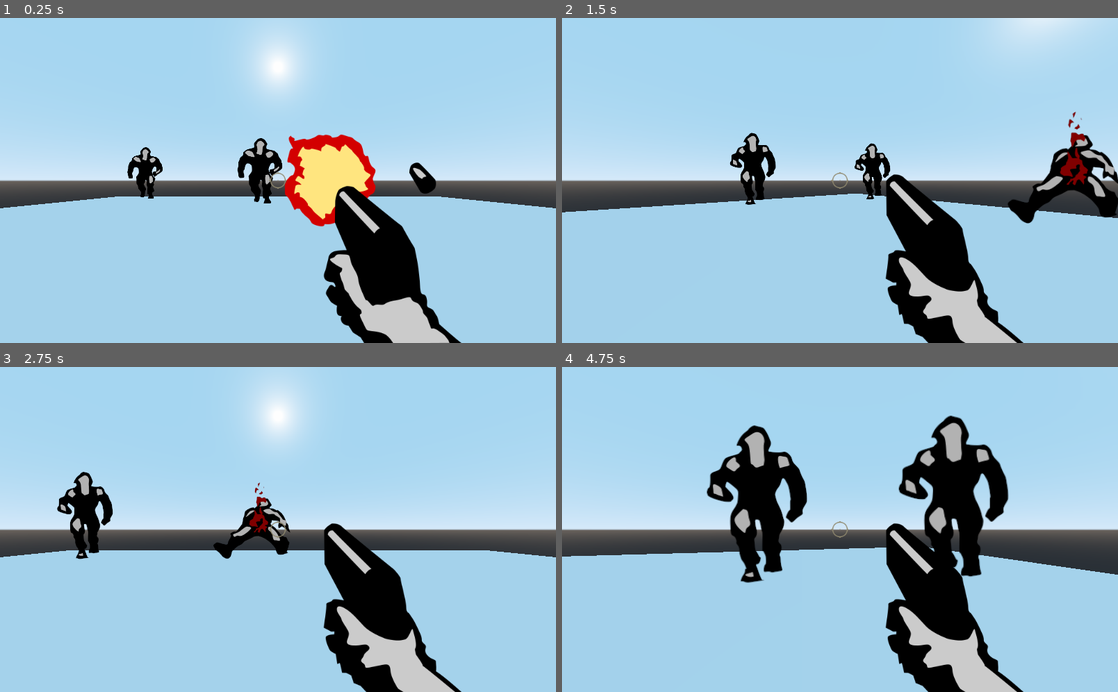
Above: before the commit, frames 1-4 (two rows, left to right).
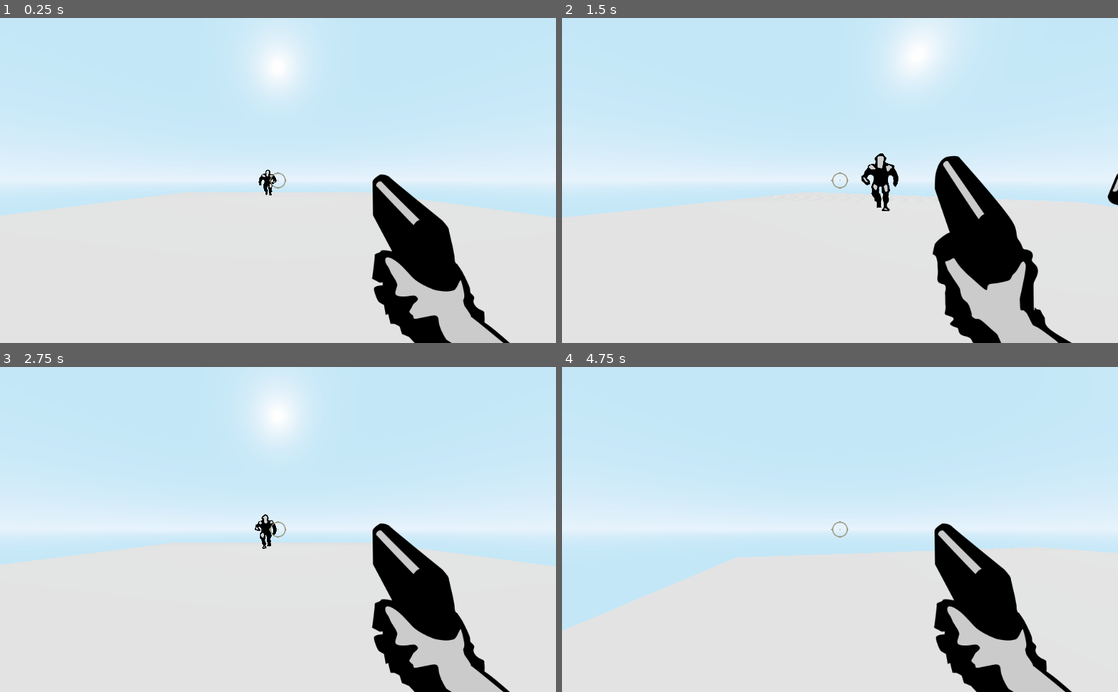
Above: after the commit, the same moments.

Repository: nuzcraft/fps_boss_crafting
Game: Godot game, scene res://Levels/Level_0.tscn
Same seed, same stepped clock (60 frames per second), same inputs: the game is played once before the commit and once after it.
Inputs (mouse positions are in pixels of both pictures, inside the frame that each line leads up to):
- Up to frame 1 (0.25 s): no input
- Up to frame 2 (1.5 s): move the mouse to (867, 180) at 0.52 s; press the mouse at (867, 180) at 0.53 s; hold W (move_forward) from 0.53 s (still down); move the mouse to (812, 180) at 1.27 s; release the mouse at (812, 180) at 1.28 s; click (812, 180) at 1.35 s
- Up to frame 3 (2.75 s): keep holding W (move_forward); move the mouse to (289, 523) at 2.02 s; press the mouse at (289, 523) at 2.03 s
- Up to frame 4 (4.75 s): keep holding W (move_forward); move the mouse to (834, 536) at 2.77 s; release the mouse at (834, 536) at 2.78 s; click (834, 536) at 2.85 s; move the mouse to (878, 532) at 3.52 s; press the mouse at (878, 532) at 3.53 s; move the mouse to (795, 526) at 4.27 s; release the mouse at (795, 526) at 4.28 s; click (795, 526) at 4.35 s

The runs differ from the first frame. In frame 1, 92% of the frame differs, in the area x 0-100%, y 0-100%; in frame 2, 90%; in frame 3, 92%; in frame 4, 94%.

Commit message:
aded some sounds, updated player and zomie scenes

Diff:
--- a/fps_boss_crafting/Levels/Level_0.tscn
+++ b/fps_boss_crafting/Levels/Level_0.tscn
@@ -1,7 +1,18 @@
-[gd_scene load_steps=5 format=2]
+[gd_scene load_steps=7 format=2]
 
 [ext_resource path="res://Player.tscn" type="PackedScene" id=1]
 [ext_resource path="res://Zombie.tscn" type="PackedScene" id=2]
+
+[sub_resource type="ProceduralSky" id=3]
+ground_bottom_color = Color( 0.647059, 0.839216, 0.945098, 1 )
+ground_horizon_color = Color( 0.839216, 0.917647, 0.980392, 1 )
+
+[sub_resource type="Environment" id=4]
+background_mode = 2
+background_sky = SubResource( 3 )
+ambient_light_sky_contribution = 0.0
+fog_sun_color = Color( 1, 1, 1, 1 )
+tonemap_mode = 1
 
 [sub_resource type="BoxShape" id=1]
 
@@ -10,7 +21,14 @@
 [node name="Level_0" type="Spatial"]
 
 [node name="Player" parent="." instance=ExtResource( 1 )]
-transform = Transform( 1, 0, 0, 0, 1, 0, 0, 0, 1, 0, 1, 0 )
+transform = Transform( 1, 0, 0, 0, 1, 0, 0, 0, 1, 0.251076, 1.30001, 8.41904 )
+
+[node name="WorldEnvironment" type="WorldEnvironment" parent="."]
+environment = SubResource( 4 )
+
+[node name="DirectionalLight" type="DirectionalLight" parent="."]
+transform = Transform( 1, 0, 0, 0, -0.787624, 0.616156, 0, -0.616156, -0.787624, 0, 23.3182, -18.1837 )
+shadow_enabled = true
 
 [node name="Floor" type="StaticBody" parent="."]
 transform = Transform( 10, 0, 0, 0, 0.1, 0, 0, 0, 10, 0, -0.1, 0 )
@@ -23,16 +41,4 @@
 skeleton = NodePath("../CollisionShape")
 
 [node name="Zombie" parent="." instance=ExtResource( 2 )]
-transform = Transform( 1, 0, 0, 0, 1, 0, 0, 0, 1, -0.677799, 1.35, -6.11411 )
-
-[node name="Zombie2" parent="." instance=ExtResource( 2 )]
-transform = Transform( 1, 0, 0, 0, 1, 0, 0, 0, 1, -6.10021, 1.35, -7.46496 )
-
-[node name="Zombie3" parent="." instance=ExtResource( 2 )]
-transform = Transform( 1, 0, 0, 0, 1, 0, 0, 0, 1, -7.75771, 1.35, -2.64547 )
-
-[node name="Zombie4" parent="." instance=ExtResource( 2 )]
-transform = Transform( 1, 0, 0, 0, 1, 0, 0, 0, 1, 1.16494, 1.35, -5.29864 )
-
-[node name="Zombie5" parent="." instance=ExtResource( 2 )]
-transform = Transform( 1, 0, 0, 0, 1, 0, 0, 0, 1, 1.16494, 1.35, -5.29864 )
+transform = Transform( 1, 0, 0, 0, 1, 0, 0, 0, 1, -0.677799, 1.3, -6.11411 )
--- a/fps_boss_crafting/Player.gd
+++ b/fps_boss_crafting/Player.gd
@@ -3,8 +3,9 @@
 const MOVE_SPEED = 4
 const MOUSE_SENS = 0.5
 
-onready var anim_player = $AnimationPlayer
-onready var raycast = $RayCast
+onready var animationPlayer := $AnimationPlayer
+onready var rayCast := $RayCast
+onready var audioPlayers := $AudioPlayers
 
 func _ready():
 	Input.set_mouse_mode(Input.MOUSE_MODE_CAPTURED)
@@ -35,10 +36,11 @@
 	move_vec = move_vec.rotated(Vector3(0, 1, 0), rotation.y)
 	move_and_collide(move_vec * MOVE_SPEED * delta)
 
-	if Input.is_action_pressed("shoot") and !anim_player.is_playing():
-		anim_player.play("shoot")
-		var coll = raycast.get_collider()
-		if raycast.is_colliding() and coll.has_method("kill"):
+	if Input.is_action_pressed("shoot") and !animationPlayer.is_playing():
+		animationPlayer.play("shoot")
+		SoundPlayer.play_sound(SoundPlayer.GUNSHOT)
+		var coll = rayCast.get_collider()
+		if rayCast.is_colliding() and coll.has_method("kill"):
 			coll.kill()
 
 func kill():
--- a/fps_boss_crafting/Player.tscn
+++ b/fps_boss_crafting/Player.tscn
@@ -1,16 +1,19 @@
-[gd_scene load_steps=7 format=2]
+[gd_scene load_steps=8 format=2]
 
 [ext_resource path="res://Player.gd" type="Script" id=1]
 [ext_resource path="res://Textures/crosshair.png" type="Texture" id=2]
 [ext_resource path="res://Textures/gun_spritesheet.png" type="Texture" id=3]
 
 [sub_resource type="CapsuleShape" id=1]
-radius = 0.5
+radius = 0.8
+
+[sub_resource type="CapsuleMesh" id=5]
+radius = 0.8
 
 [sub_resource type="Animation" id=3]
 length = 0.001
 tracks/0/type = "value"
-tracks/0/path = NodePath("CanvasLayer/Control/Sprite:frame")
+tracks/0/path = NodePath("CanvasLayer/Control/GunSprite:frame")
 tracks/0/interp = 1
 tracks/0/loop_wrap = true
 tracks/0/imported = false
@@ -19,7 +22,7 @@
 "times": PoolRealArray( 0 ),
 "transitions": PoolRealArray( 1 ),
 "update": 0,
-"values": [ 1 ]
+"values": [ 0 ]
 }
 
 [sub_resource type="Animation" id=4]
@@ -27,7 +30,7 @@
 length = 0.6
 step = 0.15
 tracks/0/type = "value"
-tracks/0/path = NodePath("CanvasLayer/Control/Sprite:frame")
+tracks/0/path = NodePath("CanvasLayer/Control/GunSprite:frame")
 tracks/0/interp = 1
 tracks/0/loop_wrap = true
 tracks/0/imported = false
@@ -45,6 +48,11 @@
 [node name="CollisionShape" type="CollisionShape" parent="."]
 transform = Transform( 1, 0, 0, 0, -1.62921e-07, -1, 0, 1, -1.62921e-07, 0, 0, 0 )
 shape = SubResource( 1 )
+
+[node name="MeshInstance" type="MeshInstance" parent="."]
+transform = Transform( 1, 0, 0, 0, -4.37114e-08, -1, 0, 1, -4.37114e-08, 0, 0, 0 )
+cast_shadow = 0
+mesh = SubResource( 5 )
 
 [node name="Camera" type="Camera" parent="."]
 current = true
@@ -66,13 +74,12 @@
 anchor_right = 0.5
 anchor_bottom = 1.0
 
-[node name="Sprite" type="Sprite" parent="CanvasLayer/Control"]
-position = Vector2( 210, -256 )
+[node name="GunSprite" type="Sprite" parent="CanvasLayer/Control"]
+position = Vector2( 299, -256 )
 texture = ExtResource( 3 )
 hframes = 4
-frame = 1
 
-[node name="TextureRect" type="TextureRect" parent="CanvasLayer"]
+[node name="CrosshairTexture" type="TextureRect" parent="CanvasLayer"]
 anchor_left = 0.5
 anchor_top = 0.5
 anchor_right = 0.5
--- /dev/null
+++ b/fps_boss_crafting/SoundPlayer.gd
@@ -0,0 +1,25 @@
+extends Node
+
+const GUNSHOT := preload("res://Sounds/V_22P_trimmed.ogg")
+
+onready var audioPlayers := $AudioPlayers
+onready var musicPlayers := $MusicPlayers
+
+func play_sound(sound):
+	for audioStreamPlayer in audioPlayers.get_children():
+		if not audioStreamPlayer.playing:
+			audioStreamPlayer.stream = sound
+			audioStreamPlayer.play()
+			break
+
+func play_music(sound):
+	for audioStreamPlayer in musicPlayers.get_children():
+		if not audioStreamPlayer.playing:
+			audioStreamPlayer.stream = sound
+			audioStreamPlayer.play()
+			break
+
+func stop_music():
+	for audioStreamPlayer in musicPlayers.get_children():
+		if audioStreamPlayer.playing:
+			audioStreamPlayer.stop()
--- /dev/null
+++ b/fps_boss_crafting/SoundPlayer.tscn
@@ -0,0 +1,38 @@
+[gd_scene load_steps=2 format=2]
+
+[ext_resource path="res://SoundPlayer.gd" type="Script" id=1]
+
+[node name="SoundPlayer" type="Node"]
+script = ExtResource( 1 )
+
+[node name="AudioPlayers" type="Node" parent="."]
+
+[node name="AudioStreamPlayer" type="AudioStreamPlayer" parent="AudioPlayers"]
+bus = "Sounds"
+
+[node name="AudioStreamPlayer2" type="AudioStreamPlayer" parent="AudioPlayers"]
+bus = "Sounds"
+
+[node name="AudioStreamPlayer3" type="AudioStreamPlayer" parent="AudioPlayers"]
+bus = "Sounds"
+
+[node name="AudioStreamPlayer4" type="AudioStreamPlayer" parent="AudioPlayers"]
+bus = "Sounds"
+
+[node name="AudioStreamPlayer5" type="AudioStreamPlayer" parent="AudioPlayers"]
+bus = "Sounds"
+
+[node name="AudioStreamPlayer6" type="AudioStreamPlayer" parent="AudioPlayers"]
+bus = "Sounds"
+
+[node name="AudioStreamPlayer7" type="AudioStreamPlayer" parent="AudioPlayers"]
+bus = "Sounds"
+
+[node name="AudioStreamPlayer8" type="AudioStreamPlayer" parent="AudioPlayers"]
+bus = "Sounds"
+
+[node name="MusicPlayers" type="Node" parent="."]
+
+[node name="AudioStreamPlayer" type="AudioStreamPlayer" parent="MusicPlayers"]
+volume_db = -17.0
+bus = "Music"
--- a/fps_boss_crafting/Zombie.tscn
+++ b/fps_boss_crafting/Zombie.tscn
@@ -4,8 +4,9 @@
 [ext_resource path="res://Zombie.gd" type="Script" id=2]
 
 [sub_resource type="CapsuleShape" id=1]
+radius = 0.8
 
-[sub_resource type="SpatialMaterial" id=2]
+[sub_resource type="SpatialMaterial" id=6]
 flags_transparent = true
 flags_unshaded = true
 params_billboard_mode = 2
--- /dev/null
+++ b/fps_boss_crafting/default_bus_layout.tres
@@ -0,0 +1,15 @@
+[gd_resource type="AudioBusLayout" format=2]
+
+[resource]
+bus/1/name = "Sounds"
+bus/1/solo = false
+bus/1/mute = false
+bus/1/bypass_fx = false
+bus/1/volume_db = 0.0
+bus/1/send = "Master"
+bus/2/name = "Music"
+bus/2/solo = false
+bus/2/mute = false
+bus/2/bypass_fx = false
+bus/2/volume_db = 0.0
+bus/2/send = "Master"
--- a/fps_boss_crafting/project.godot
+++ b/fps_boss_crafting/project.godot
@@ -14,9 +14,20 @@
 run/main_scene="res://Levels/Level_0.tscn"
 config/icon="res://icon.png"
 
+[autoload]
+
+SoundPlayer="*res://SoundPlayer.tscn"
+
 [gui]
 
 common/drop_mouse_on_gui_input_disabled=true
+
+[importer_defaults]
+
+ogg_vorbis={
+"loop": false,
+"loop_offset": 0
+}
 
 [input]
 
Not shown: 1 places in fps_boss_crafting/Zombie.tscn that only renumber resources
Not shown, changed: README.md
Not shown, added: fps_boss_crafting/Sounds/V_22P_trimmed.ogg
